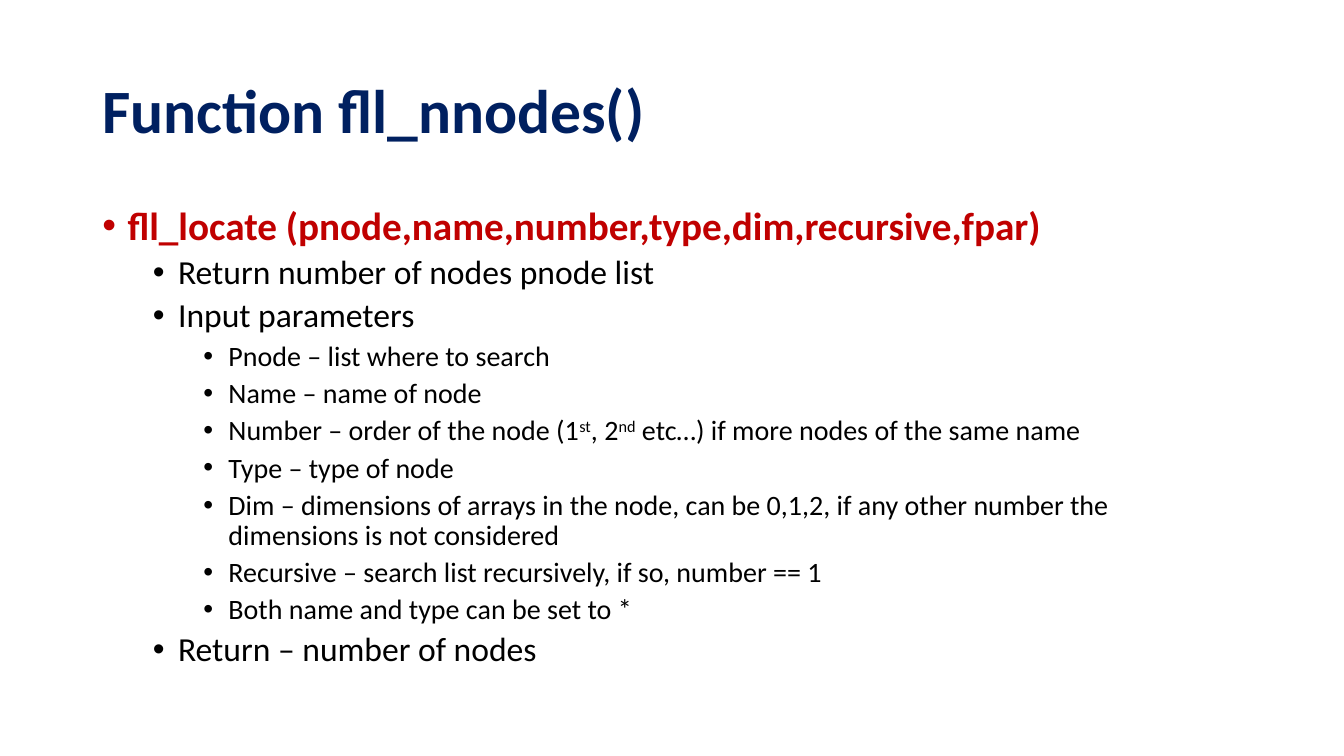
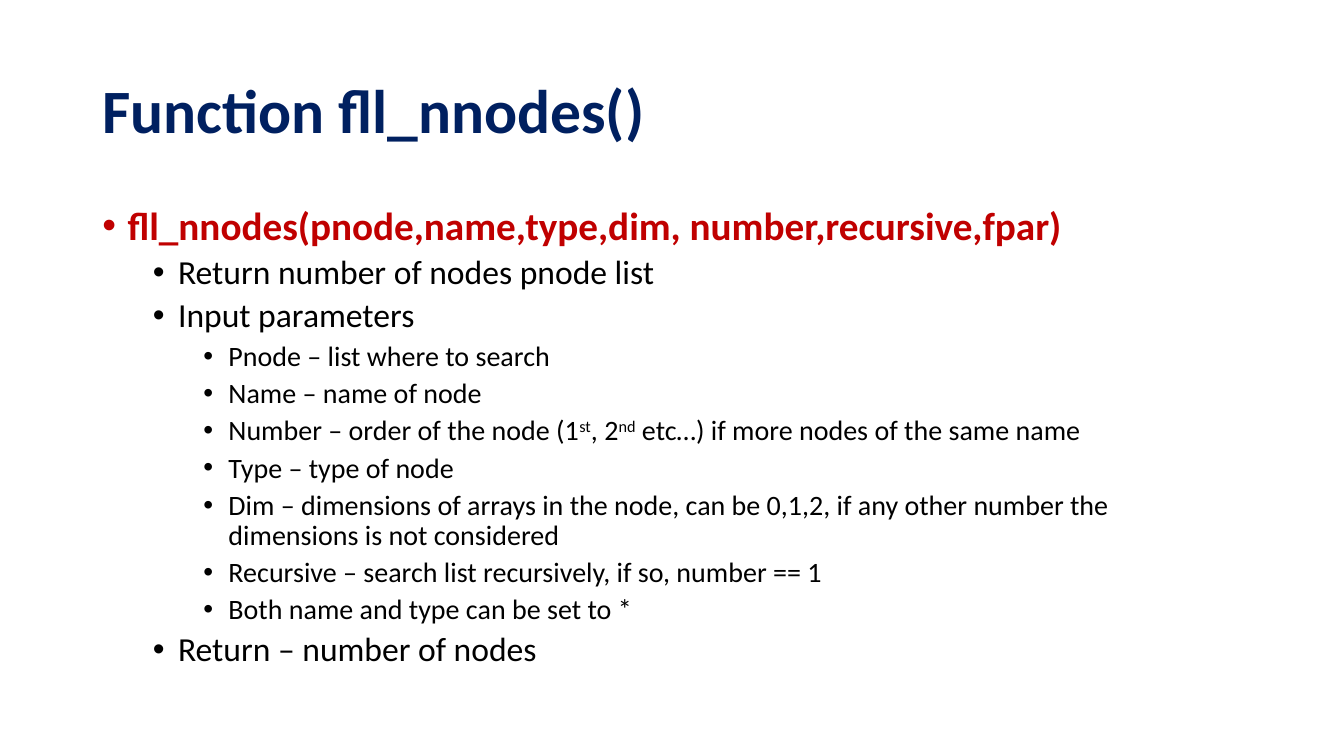
Before and after one commit to ZedThree/fort_depend.py, a slide deck: slide 12 of fll–FortranLinkedListLibrary.pptx (slide 11 before the commit). Drawn at 1344x756 pixels with LibreOffice and Linux fonts; fonts in the diff are those of the drawing. Boxes give left, top, right and bottom in pixels: in the first picture for what was removed or moved away, otherwise in the second. Text is boxed around its words. In the diff, an @@ line names an element or a change of style, - is before the commit and + after.

```diff
--- a/fll–FortranLinkedListLibrary.pptx
+++ b/fll–FortranLinkedListLibrary.pptx
@@ text at <box>128,211,1062,246</box>: text changed @@
-• fll_locate (pnode,name,number,type,dim,recursive,fpar)
+• fll_nnodes(pnode,name,type,dim, number,recursive,fpar)
```
Also in this commit, not shown: 15 other slides changed, 4 slides added, 1 other file.
